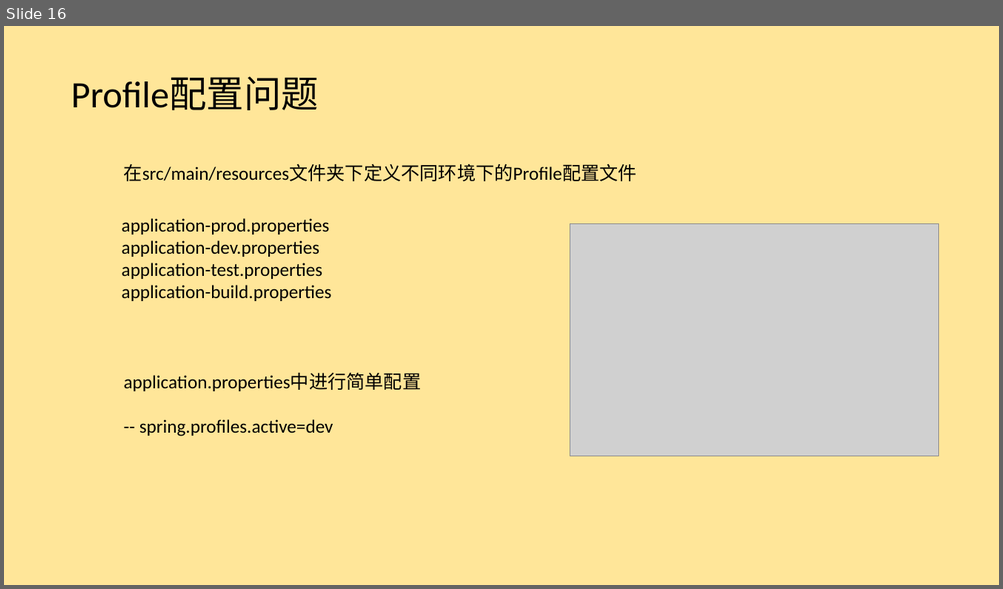
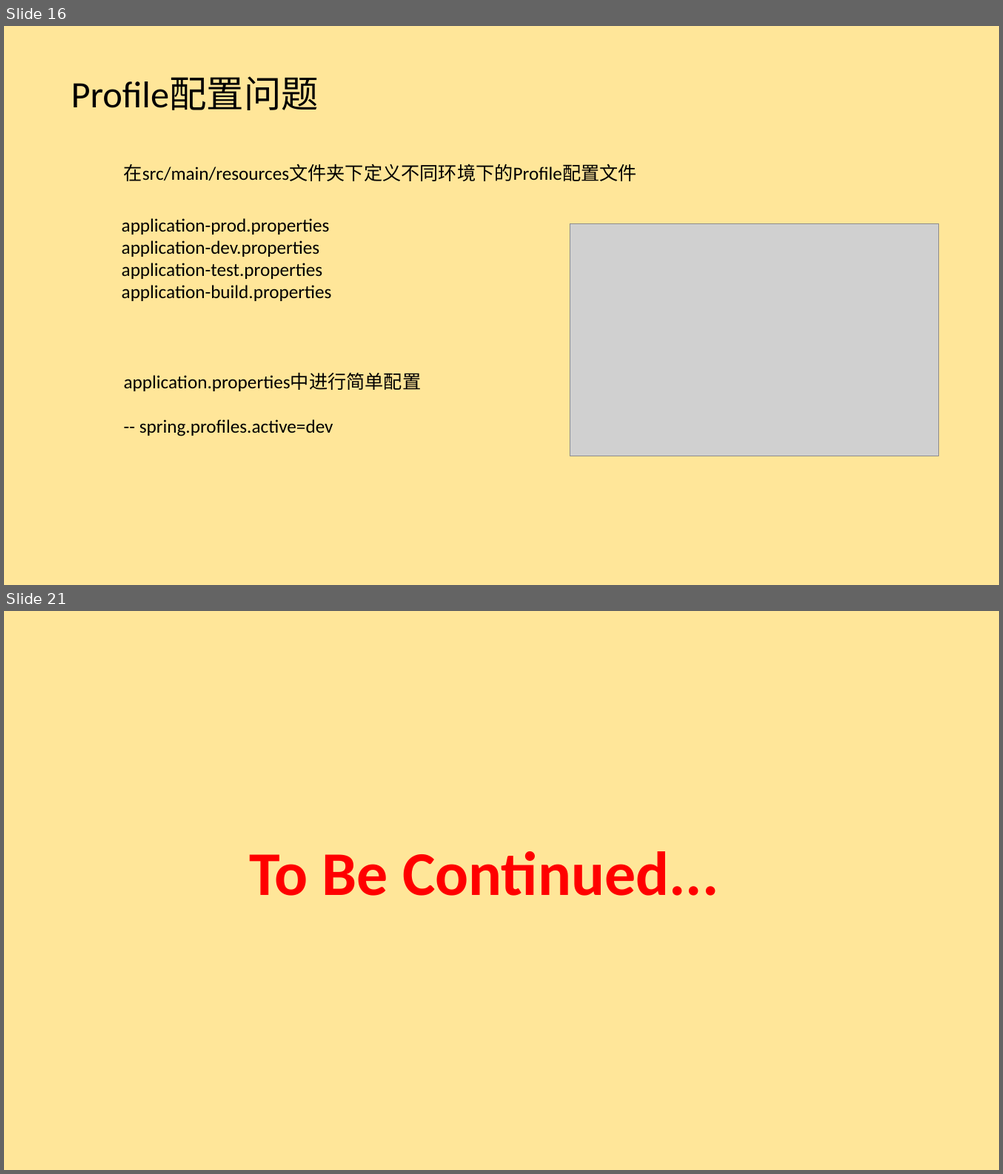
Before and after one commit to alangui/SpringBoot, a slide deck: SpringBoot.pptx. Shown one above the other, each under a label of ours: slide 16 before the commit, slides 16 and 21 after it; the slides between them are not shown. The pictures are 1003x589 and 1003x1174 pixels, drawn with LibreOffice and Linux fonts; fonts in the diff are those of the drawing; grey boxes stand for pictures. Boxes give left, top, right and bottom in pixels: in the first picture for what was removed or moved away, otherwise in the second. Text is boxed around its words. In the diff, an @@ line names an element or a change of style, - is before the commit and + after.

```diff
--- a/SpringBoot.pptx
+++ b/SpringBoot.pptx
@@ slide 21 added at box(4, 611, 999, 1170), background #FFE699 @@
@@ text added at box(249, 851, 719, 896), 60 pt, text #FF0000, bold @@
+To Be Continued...
```
Also in this commit, not shown: 2 slides changed, 2 other slides added, 3 slides removed.
